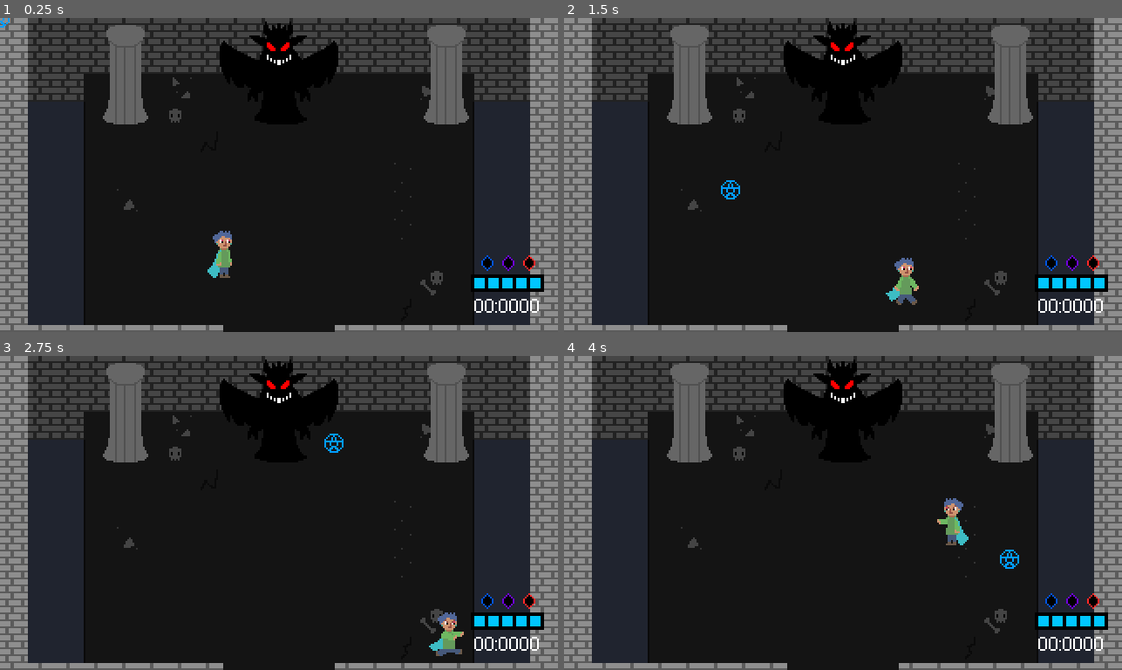
Above: before the commit, frames 1-4 (two rows, left to right).
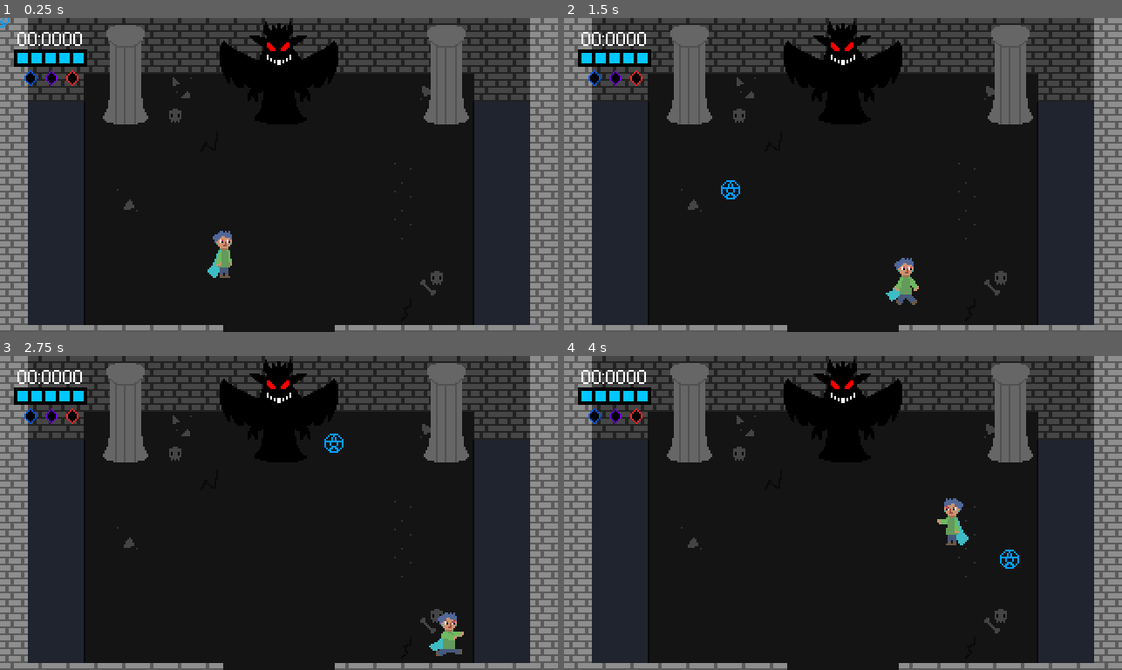
Above: after the commit, the same moments.

Repository: DuncanSparks/blue-and-red
Game: Godot game, scene res://Scenes/Dungeon/Dungeon_End.tscn
The game is run twice, just before and just after one commit, with the same random seed, the same clock (stepped at 60 frames per second) and the same inputs. This scene is started directly instead of the project's main scene.
Inputs (mouse positions are in pixels of both pictures, inside the frame that each line leads up to):
- Up to frame 1 (0.25 s): no input
- Up to frame 2 (1.5 s): tap Enter at 0.5 s; move the mouse to (965, 159) at 0.52 s; hold D (move_right) 0.53-1.28 s; click (965, 159) at 0.6 s; move the mouse to (731, 190) at 1.27 s; hold S (move_down) from 1.28 s (still down); tap E (sys_interact) at 1.35 s
- Up to frame 3 (2.75 s): move the mouse to (334, 443) at 2.02 s; release S (move_down) at 2.03 s; hold D (move_right) from 2.03 s (still down); click (334, 443) at 2.1 s
- Up to frame 4 (4 s): move the mouse to (815, 575) at 2.77 s; release D (move_right) at 2.78 s; hold W (move_up) 2.78-3.53 s; tap E (sys_interact) at 2.85 s; move the mouse to (1010, 560) at 3.52 s; hold A (move_left) from 3.53 s (still down); click (1010, 560) at 3.6 s

The runs differ from the first frame. In frame 1, 2.2% of the frame differs, in the area x 2-98%, y 4-94%; in frame 2, 2.2%; in frame 3, 2.2%; in frame 4, 2.2%.

Commit message:
Time to start on the boss

Diff:
--- a/Prefabs/Globals/Controller.tscn
+++ b/Prefabs/Globals/Controller.tscn
@@ -25,6 +25,7 @@
 
 [node name="Controller" type="Node2D"]
 pause_mode = 2
+position = Vector2( 2, 2 )
 script = ExtResource( 1 )
 meter_texture_1 = ExtResource( 2 )
 meter_texture_2 = ExtResource( 3 )
@@ -126,10 +127,14 @@
 [node name="CanvasLayer2" type="CanvasLayer" parent="."]
 
 [node name="Time" type="Label" parent="CanvasLayer2"]
-margin_left = 272.0
-margin_top = 160.0
-margin_right = 312.0
-margin_bottom = 174.0
+anchor_left = 0.00625
+anchor_top = 0.0111111
+anchor_right = 0.00625
+anchor_bottom = 0.0111111
+margin_left = 8.0
+margin_top = 5.0
+margin_right = 48.0
+margin_bottom = 19.0
 custom_fonts/font = SubResource( 1 )
 text = "00:0000"
 __meta__ = {
@@ -137,10 +142,14 @@
 }
 
 [node name="Healthbar" type="TextureProgress" parent="CanvasLayer2"]
-margin_left = 270.0
-margin_top = 147.0
-margin_right = 291.0
-margin_bottom = 152.0
+anchor_left = 0.00625
+anchor_top = 0.0111111
+anchor_right = 0.00625
+anchor_bottom = 0.0111111
+margin_left = 6.0
+margin_top = 16.0
+margin_right = 27.0
+margin_bottom = 21.0
 rect_scale = Vector2( 2, 2 )
 max_value = 5.0
 value = 5.0
@@ -164,30 +173,42 @@
 }
 
 [node name="Stone" type="TextureRect" parent="CanvasLayer2"]
-margin_left = 276.0
-margin_top = 136.0
-margin_right = 283.0
-margin_bottom = 145.0
+anchor_left = 0.00625
+anchor_top = 0.0111111
+anchor_right = 0.00625
+anchor_bottom = 0.0111111
+margin_left = 12.0
+margin_top = 28.0
+margin_right = 19.0
+margin_bottom = 37.0
 texture = ExtResource( 13 )
 __meta__ = {
 "_edit_use_anchors_": false
 }
 
 [node name="Stone2" type="TextureRect" parent="CanvasLayer2"]
-margin_left = 288.0
-margin_top = 136.0
-margin_right = 295.0
-margin_bottom = 145.0
+anchor_left = 0.00625
+anchor_top = 0.0111111
+anchor_right = 0.00625
+anchor_bottom = 0.0111111
+margin_left = 24.0
+margin_top = 28.0
+margin_right = 31.0
+margin_bottom = 37.0
 texture = ExtResource( 14 )
 __meta__ = {
 "_edit_use_anchors_": false
 }
 
 [node name="Stone3" type="TextureRect" parent="CanvasLayer2"]
-margin_left = 300.0
-margin_top = 136.0
-margin_right = 307.0
-margin_bottom = 145.0
+anchor_left = 0.00625
+anchor_top = 0.0111111
+anchor_right = 0.00625
+anchor_bottom = 0.0111111
+margin_left = 36.0
+margin_top = 28.0
+margin_right = 43.0
+margin_bottom = 37.0
 texture = ExtResource( 15 )
 __meta__ = {
 "_edit_use_anchors_": false
--- a/Scenes/Dungeon/Dungeon_End.tscn
+++ b/Scenes/Dungeon/Dungeon_End.tscn
@@ -26,6 +26,11 @@
 "name": "cast",
 "speed": 5.0
 }, {
+"frames": [ ExtResource( 4 ) ],
+"loop": true,
+"name": "idle2",
+"speed": 5.0
+}, {
 "frames": [ ExtResource( 7 ) ],
 "loop": true,
 "name": "talk",
@@ -34,11 +39,6 @@
 "frames": [ ExtResource( 6 ) ],
 "loop": true,
 "name": "annoyed",
-"speed": 5.0
-}, {
-"frames": [ ExtResource( 4 ) ],
-"loop": true,
-"name": "idle2",
 "speed": 5.0
 } ]
 
@@ -171,7 +171,7 @@
 
 [node name="Column" type="StaticBody2D" parent="."]
 position = Vector2( 72, 32 )
-z_index = 52
+z_index = 36
 __meta__ = {
 "_edit_group_": true
 }
@@ -185,7 +185,7 @@
 
 [node name="Column2" type="StaticBody2D" parent="."]
 position = Vector2( 256, 32 )
-z_index = 52
+z_index = 36
 __meta__ = {
 "_edit_group_": true
 }
--- a/Scenes/Dungeon/Dungeon_Grey_1.tscn
+++ b/Scenes/Dungeon/Dungeon_Grey_1.tscn
@@ -10,9 +10,9 @@
 extents = Vector2( 8, 32 )
 
 [sub_resource type="NavigationPolygon" id=2]
-vertices = PoolVector2Array( 104, 72, 104, 56, 168, 56, 168, 72, 120, 152, 232, 72, 232, 88, 216, 152, 120, 168, 264, 88, 264, 16, 296, 16, 296, 88, 296, 104, 312, 104, 312, 168, 296, 152, 296, 168, 216, 168, 16, 152, 16, 120, 88, 120, 88, 72 )
-polygons = [ PoolIntArray( 0, 1, 2, 3, 4 ), PoolIntArray( 3, 5, 6, 7, 8, 4 ), PoolIntArray( 9, 10, 11, 12 ), PoolIntArray( 9, 12, 13, 7 ), PoolIntArray( 13, 14, 15, 16 ), PoolIntArray( 15, 17, 16 ), PoolIntArray( 13, 16, 7 ), PoolIntArray( 6, 9, 7 ), PoolIntArray( 7, 18, 8 ), PoolIntArray( 4, 19, 20, 21 ), PoolIntArray( 0, 4, 21, 22 ) ]
-outlines = [ PoolVector2Array( 104, 56, 104, 72, 88, 72, 88, 120, 16, 120, 16, 152, 120, 152, 120, 168, 216, 168, 216, 152, 296, 152, 296, 168, 312, 168, 312, 104, 296, 104, 296, 88, 296, 16, 264, 16, 264, 88, 232, 88, 232, 72, 168, 72, 168, 56 ) ]
+vertices = PoolVector2Array( 104, 72, 104, 56, 168, 56, 168, 72, 120, 152, 232, 72, 232, 88, 200, 152, 120, 168, 264, 88, 264, 16, 296, 16, 296, 88, 296, 104, 280, 152, 312, 104, 312, 168, 280, 168, 200, 168, 16, 152, 16, 120, 88, 120, 88, 72 )
+polygons = [ PoolIntArray( 0, 1, 2, 3, 4 ), PoolIntArray( 4, 3, 5, 6, 7, 8 ), PoolIntArray( 9, 10, 11, 12 ), PoolIntArray( 9, 12, 13, 14, 7 ), PoolIntArray( 13, 15, 16, 17, 14 ), PoolIntArray( 7, 18, 8 ), PoolIntArray( 4, 19, 20, 21 ), PoolIntArray( 21, 22, 0, 4 ), PoolIntArray( 6, 9, 7 ) ]
+outlines = [ PoolVector2Array( 104, 56, 104, 72, 88, 72, 88, 120, 16, 120, 16, 152, 120, 152, 120, 168, 200, 168, 200, 152, 280, 152, 280, 168, 312, 168, 312, 104, 296, 104, 296, 88, 296, 16, 264, 16, 264, 88, 232, 88, 232, 72, 168, 72, 168, 56 ) ]
 
 [sub_resource type="RectangleShape2D" id=3]
 extents = Vector2( 8, 48 )
@@ -33,7 +33,7 @@
 collision_layer = 512
 collision_mask = 512
 format = 1
-tile_data = PoolIntArray( 0, 20, 0, 1, 20, 0, 2, 20, 0, 3, 2 …(3029 unchanged characters)… 71, 6, 0, 655372, 536870914, 0, 655373, 536870914, 0, 655374, 20, 0, 655375, 20, 0, 655376, 20, 0, 655377, 20, 0, 655378, 6, 0, 655379, 6, 0, 720896, …(293 unchanged characters)…
+tile_data = PoolIntArray( 0, 20, 0, 1, 20, 0, 2, 20, 0, 3, 2 …(3029 unchanged characters)… 71, 6, 0, 655372, 536870914, 0, 655373, 20, 0, 655374, 20, 0, 655375, 20, 0, 655376, 20, 0, 655377, 6, 0, 655378, 6, 0, 655379, 6, 0, 720896, …(293 unchanged characters)…
 __meta__ = {
 "_edit_lock_": true
 }
@@ -83,12 +83,12 @@
 enemy_type = 1
 
 [node name="TimerSpawn" type="Timer" parent="."]
-wait_time = 0.25
+wait_time = 0.4
 one_shot = true
 autostart = true
 
 [node name="TimerSpawn2" type="Timer" parent="."]
-wait_time = 0.4
+wait_time = 0.65
 one_shot = true
 autostart = true
 
--- a/Scripts/Controller.gd
+++ b/Scripts/Controller.gd
@@ -217,6 +217,7 @@
 	transform_meter.set_progress_texture(meter_texture_1 if not player_transformed else meter_texture_2)
 	var tween := $Tween as Tween
 	$UI/CanvasLayer.set_offset(Vector2(0, -50))
+	transform_meter.set_value(12)
 	transform_meter.show()
 	$UI/CanvasLayer/ClockBack.show()
 	tween.interpolate_property($UI/CanvasLayer, "offset", Vector2(0, -50), Vector2(0, 0), 4, Tween.TRANS_BOUNCE, Tween.EASE_OUT)
--- a/default_bus_layout.tres
+++ b/default_bus_layout.tres
@@ -4,12 +4,12 @@
 resource_name = "Reverb"
 
 [resource]
-bus/0/volume_db = -6.57885
+bus/0/volume_db = -4.24723
 bus/1/name = "Reverb"
 bus/1/solo = false
 bus/1/mute = false
 bus/1/bypass_fx = false
-bus/1/volume_db = -6.57885
+bus/1/volume_db = -4.24723
 bus/1/send = "Master"
 bus/1/effect/0/effect = SubResource( 1 )
 bus/1/effect/0/enabled = true
Not shown, added: Audio/Music/Music_boss.ogg.import
Not shown, added: Audio/Music/Music_boss.ogg
